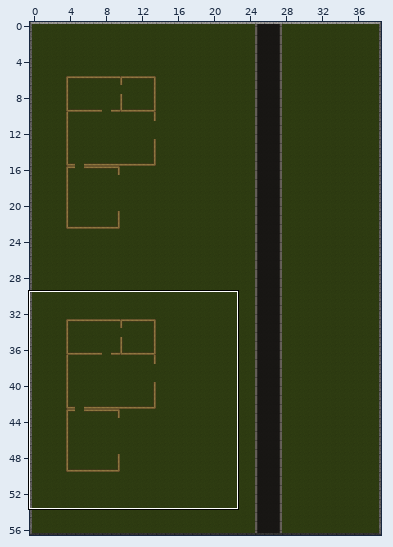
An edit to a level. Tiled map, resources/maps/map1.tmx. The picture above shows the old version from afar; the outline marks the close-up.
Close-up. Before the edit:
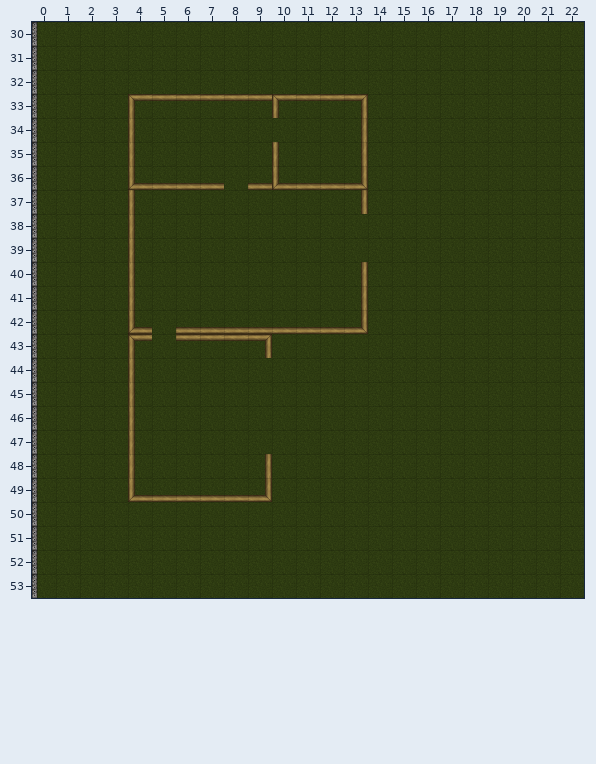
Cells are 89x89 px. Shown: x 0..22, y 30..53. The commit also changed other parts of the map, which this record leaves out.
New version:
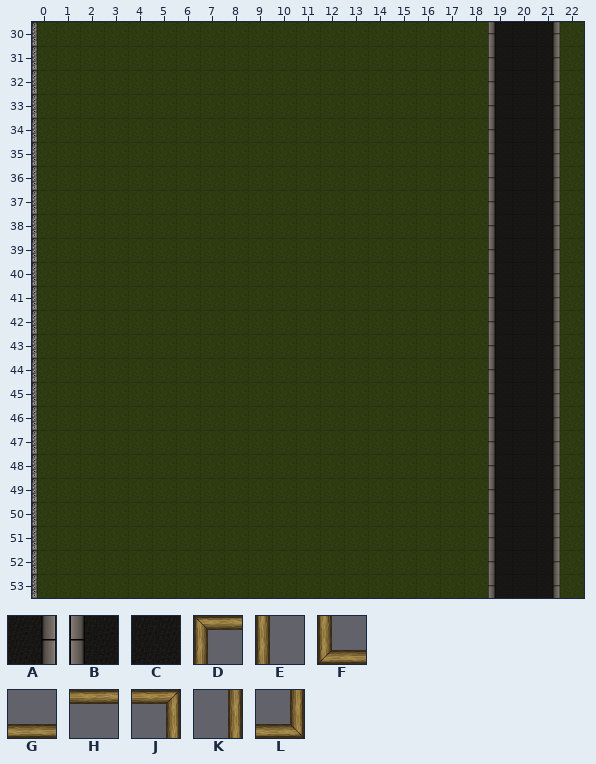
Key: from "Road": A 3 "asphalt_tiles_0003_Layer", B 4 "asphalt_tiles_0004_Layer", C 12 "asphalt_tiles_0012_Layer"; from "Structure": D 71 "walls_0002_Layer-3 (Tile", E 72 "walls_0003_Layer-4 (Tile", F 73 "walls_0004_Layer-5 (Tile", G 74 "walls_0005_Layer-6 (Tile", H 75 "walls_0006_Layer-7 (Tile", J 76 "walls_0007_Layer-8 (Tile", K 77 "walls_0008_Layer-9 (Tile", L 78 "walls_0009_Layer-10 (Til".
_ is an empty cell.
Edits made:
Layer "Road":
Tile A now appears in rows 30 to 53 at x 21.
Tile B now appears in rows 30 to 53 at x 19.
Tile C now appears in rows 30 to 53 at x 20.
Layer "Walls":
The author cleared tile D in row 33 at x 4 and 10; in row 43 at x 4.
The author cleared tile E in row 34 at x 4; in row 35 at x 4 and 10; in rows 37 to 41 at x 4; in rows 44 to 48 at x 4.
The author cleared tile F in row 36 at x 4 and 10; in row 42 at x 4; in row 49 at x 4.
The author cleared tile G in row 36 at x 5 to 7, 9 and 11 to 12; in row 42 at x 6 to 12; in row 49 at x 5 to 8.
The author cleared tile H in row 33 at x 5 to 9 and 11 to 12; in row 43 at x 6 to 8.
The author cleared tile J in row 33 at x 13; in row 43 at x 9.
The author cleared tile K in rows 34 to 35 at x 13; in row 37 at x 13; in rows 40 to 41 at x 13; in row 48 at x 9.
The author cleared tile L in row 36 at x 13; in row 42 at x 13; in row 49 at x 9.
